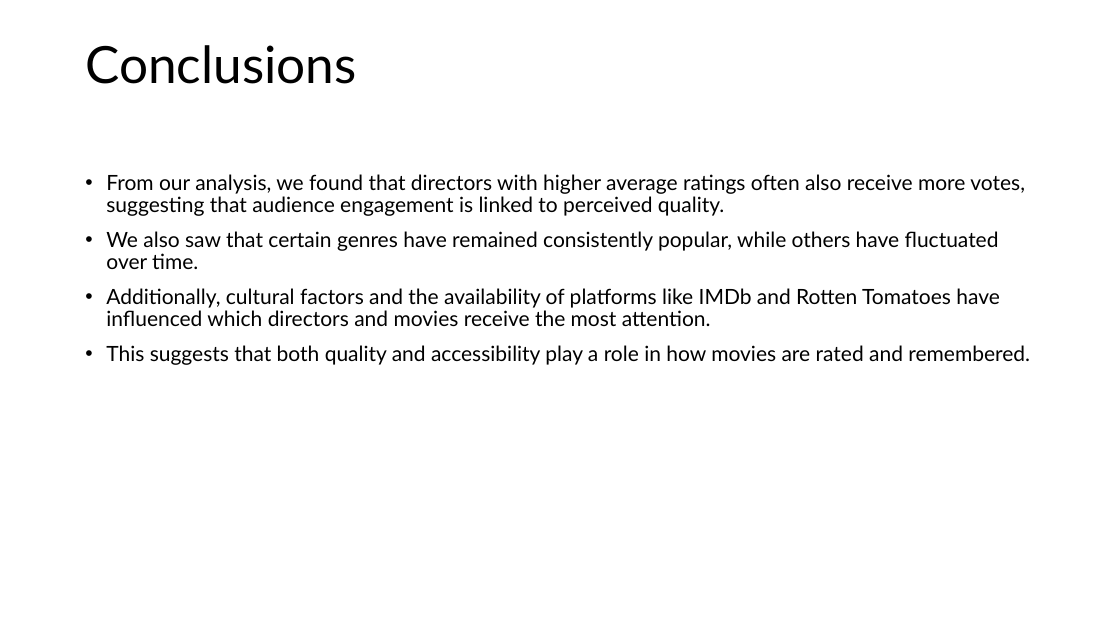
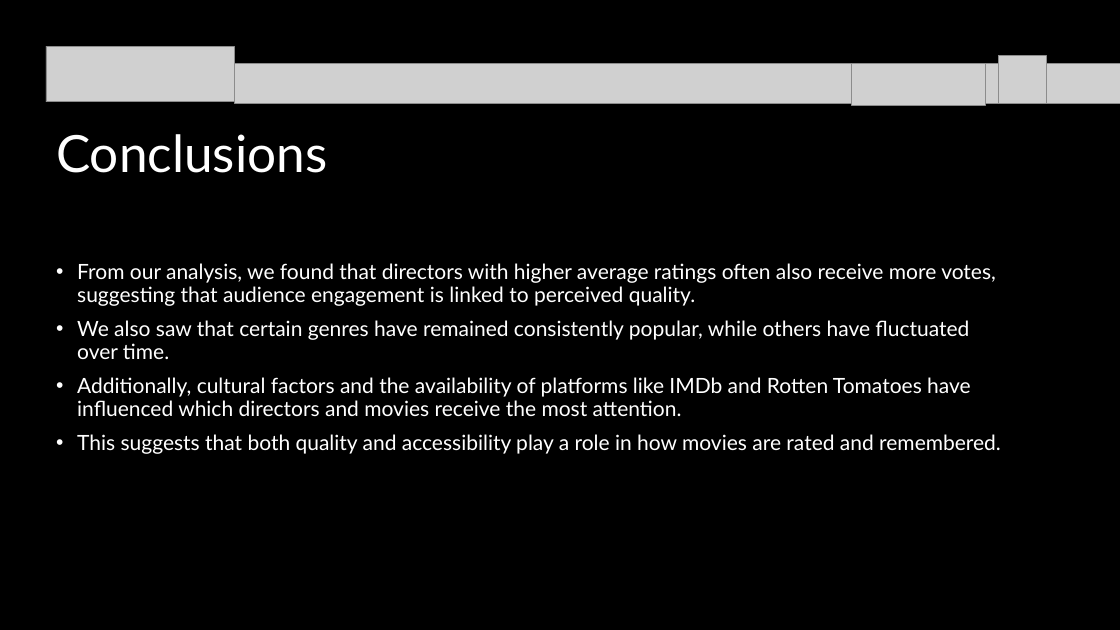
Before and after one commit to ajmonte0920/BootCamp24-project-4-group-08, a slide deck: slide 9 of Project 4_Group 8_Slide Deck.pptx (slide 12 before the commit). Drawn at 1120x630 pixels with LibreOffice and Linux fonts; fonts in the diff are those of the drawing; grey boxes stand for pictures. Boxes give left, top, right and bottom in pixels: in the first picture for what was removed or moved away, otherwise in the second. Text is boxed around its words. In the diff, an @@ line names an element or a change of style, - is before the commit and + after.

```diff
--- a/Project 4_Group 8_Slide Deck.pptx
+++ b/Project 4_Group 8_Slide Deck.pptx
@@ background #FFFFFF to #000000 @@
@@ picture added at <box>46,46,234,102</box> @@
@@ picture added at <box>999,56,1045,103</box> @@
@@ picture added at <box>999,55,1047,103</box> @@
@@ picture added at <box>234,64,1120,103</box> @@
@@ picture added at <box>852,64,986,105</box> @@
@@ title "Conclusions" at <box>56,134,327,173</box>: text colour #000000 to #FFFFFF @@
@@ title "Conclusions": place and size @@
-title "Conclusions" at <box>85,45,356,84</box>
+title "Conclusions" at <box>56,134,327,173</box>
@@ text "From our analysis, we found ...": place and size @@
-text "From our analysis, we found ..." at <box>106,174,1030,365</box>
+text "From our analysis, we found ..." at <box>77,263,1001,454</box>
@@ text "From our analysis, we found ..." at <box>77,263,1001,454</box>: text colour #000000 to #FFFFFF @@
```
Also in this commit, not shown: 9 other slides changed, 2 slides removed, 6 other files.
